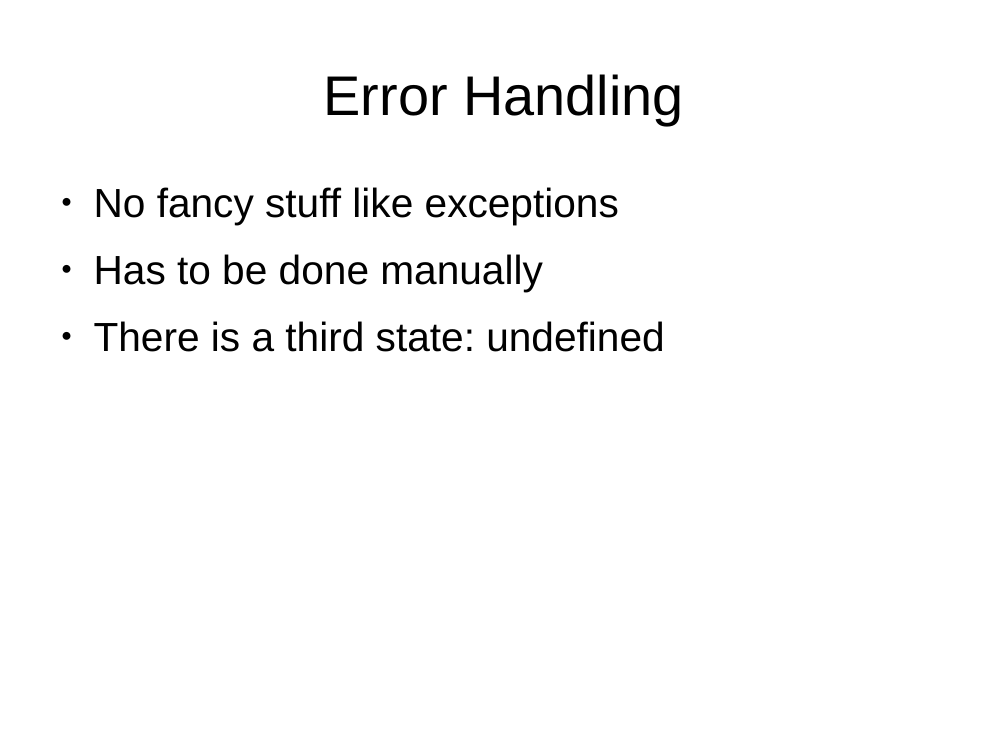
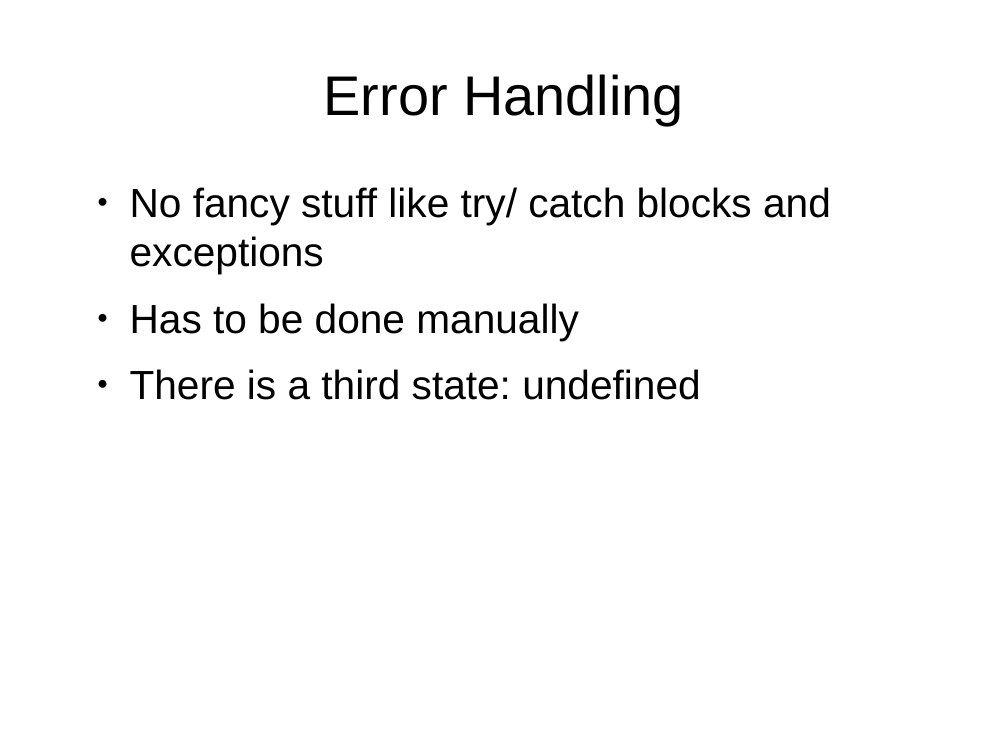
Before and after one commit to samba2/modern_c, a slide deck: slide 29 of modern_c.odp (slide 28 before the commit). Drawn at 1008x756 pixels with LibreOffice and Linux fonts; fonts in the diff are those of the drawing. Boxes give left, top, right and bottom in pixels: in the first picture for what was removed or moved away, otherwise in the second. Text is boxed around its words. In the diff, an @@ line names an element or a change of style, - is before the commit and + after.

```diff
--- a/modern_c.odp
+++ b/modern_c.odp
@@ text "No fancy stuff like try/ ...": place and size @@
-text "No fancy stuff like try/ ..." at [94,187,664,352]
+text "No fancy stuff like try/ ..." at [130,187,831,400]
@@ text at [130,187,831,274]: text changed @@
-● No fancy stuff like exceptions
+● No fancy stuff like try/ catch blocks and exceptions
```
Also in this commit, not shown: 28 other slides changed, 11 slides added, 7 slides removed.
